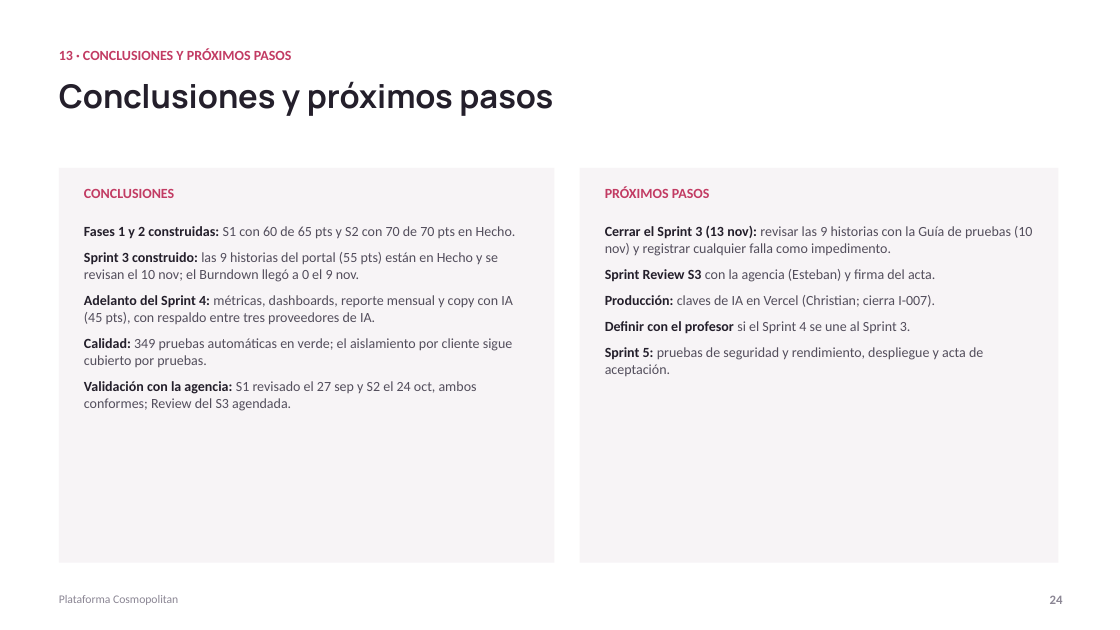
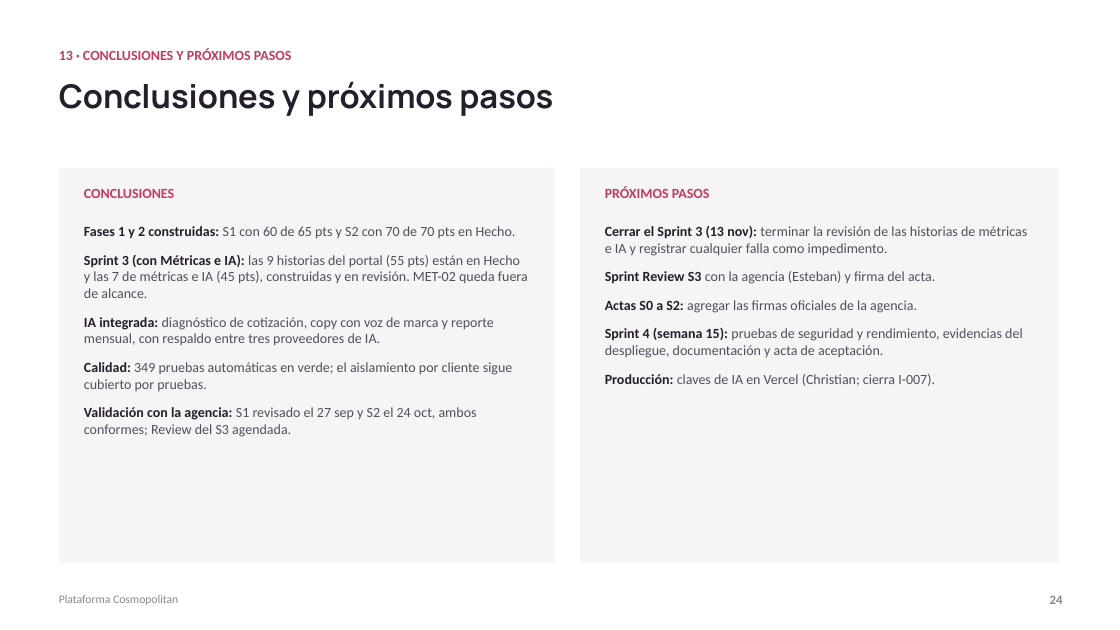
Before and after one commit to ChristianCuadra/capstone, a slide deck: slide 24 of Fase 2/Evidencias Proyecto/Presentación Proyecto.pptx. Drawn at 1120x630 pixels with LibreOffice and Linux fonts; fonts in the diff are those of the drawing. Boxes give left, top, right and bottom in pixels: in the first picture for what was removed or moved away, otherwise in the second. Text is boxed around its words. In the diff, an @@ line names an element or a change of style, - is before the commit and + after.

Commit message:
Corrección del profesor: Carta Gantt S0-S4 en 15 semanas y presentación (contexto, modelo de datos por módulos, evidencias por sprint, cronograma y demo pauteada)

```diff
--- a/Fase 2/Evidencias Proyecto/Presentación Proyecto.pptx
+++ b/Fase 2/Evidencias Proyecto/Presentación Proyecto.pptx
@@ text at (84, 226, 516, 437): more space between paragraphs @@
@@ text at (605, 226, 1028, 256): text changed @@
-Cerrar el Sprint 3 (13 nov): revisar las 9 historias con la Guía de pruebas (10 nov) y registrar cualquier falla como impedimento.
+Cerrar el Sprint 3 (13 nov): terminar la revisión de las historias de métricas e IA y registrar cualquier falla como impedimento.
@@ text at (84, 255, 528, 346): text changed @@
-Sprint 3 construido: las 9 historias del portal (55 pts) están en Hecho y se revisan el 10 nov; el Burndown llegó a 0 el 9 nov.
-Adelanto del Sprint 4: métricas, dashboards, reporte mensual y copy con IA (45 pts), con respaldo entre tres proveedores de IA.
+Sprint 3 (con Métricas e IA): las 9 historias del portal (55 pts) están en Hecho y las 7 de métricas e IA (45 pts), construidas y en revisión. MET-02 queda fuera de alcance.
+IA integrada: diagnóstico de cotización, copy con voz de marca y reporte mensual, con respaldo entre tres proveedores de IA.
@@ text at (605, 271, 935, 386): more space between paragraphs @@
@@ text at (605, 300, 1023, 358): paragraphs added @@
+Actas S0 a S2: agregar las firmas oficiales de la agencia.
+Sprint 4 (semana 15): pruebas de seguridad y rendimiento, evidencias del despliegue, documentación y acta de aceptación.
@@ text at (605, 321, 983, 376): paragraphs removed @@
-Definir con el profesor si el Sprint 4 se une al Sprint 3.
-Sprint 5: pruebas de seguridad y rendimiento, despliegue y acta de aceptación.
```
Also in this commit, not shown: 9 other slides changed, 6 slides added, 6 slides removed, 1 other file.
